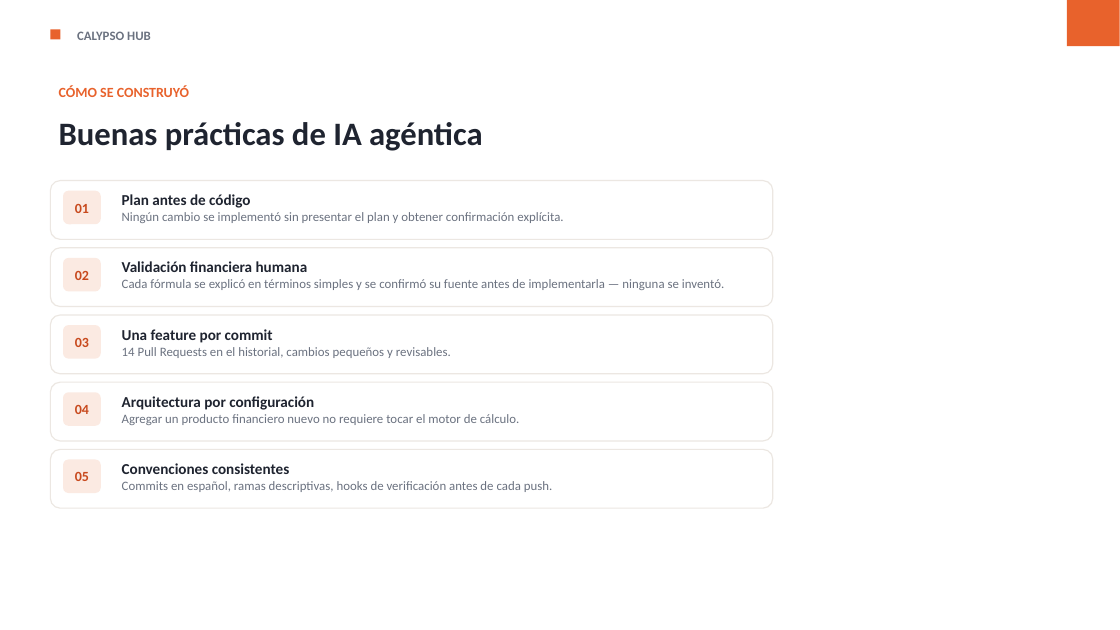
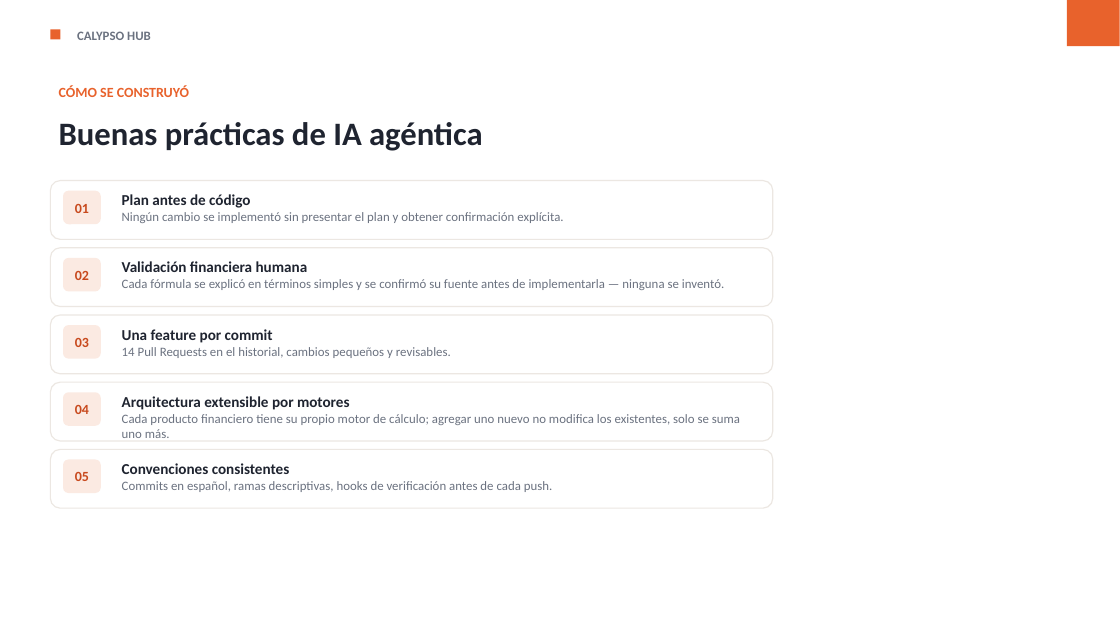
Before and after one commit to gabrielalonso-pr/calypso-knowledge-hub, a slide deck: slide 9 of presentation/calypso-knowledge-hub.pptx. Drawn at 1120x630 pixels with LibreOffice and Linux fonts; fonts in the diff are those of the drawing. Boxes give left, top, right and bottom in pixels: in the first picture for what was removed or moved away, otherwise in the second. Text is boxed around its words. In the diff, an @@ line names an element or a change of style, - is before the commit and + after.

```diff
--- a/presentation/calypso-knowledge-hub.pptx
+++ b/presentation/calypso-knowledge-hub.pptx
@@ text at (122,396,740,438): text changed @@
-Arquitectura por configuración
-Agregar un producto financiero nuevo no requiere tocar el motor de cálculo.
+Arquitectura extensible por motores
+Cada producto financiero tiene su propio motor de cálculo; agregar uno nuevo no modifica los existentes, solo se suma uno más.
```
Also in this commit, not shown: 2 other slides changed, 1 other file.
